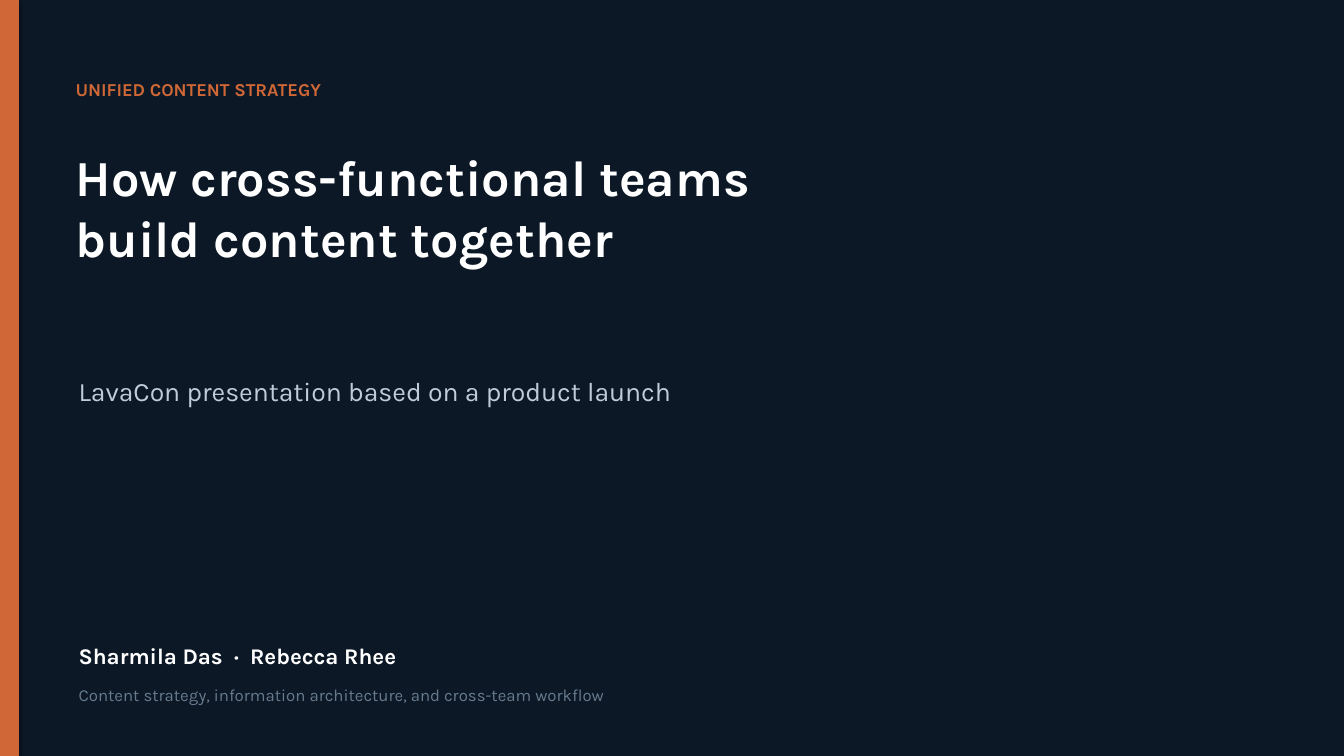
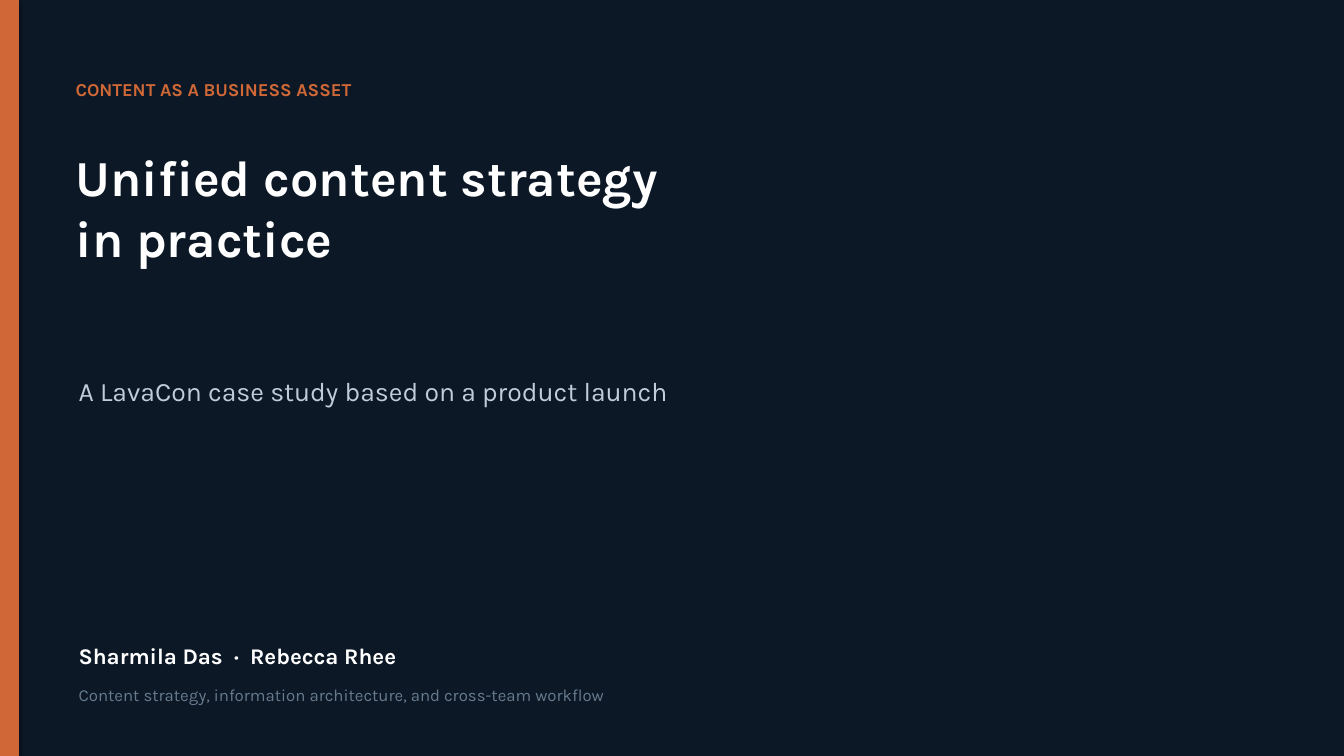
Before and after one commit to sharmiladas/sharmiladas.github.io, a slide deck: slide 1 of downloads/Unified_Content_Strategy_in_Practice.pptx. Drawn at 1344x756 pixels with LibreOffice and Linux fonts; fonts in the diff are those of the drawing. Boxes give left, top, right and bottom in pixels: in the first picture for what was removed or moved away, otherwise in the second. Text is boxed around its words. In the diff, an @@ line names an element or a change of style, - is before the commit and + after.

Commit message:
Add original LavaCon slide and asset deck

```diff
--- a/downloads/Unified_Content_Strategy_in_Practice.pptx
+++ b/downloads/Unified_Content_Strategy_in_Practice.pptx
@@ text at <box>76,84,351,97</box>: text changed @@
-UNIFIED CONTENT STRATEGY
+CONTENT AS A BUSINESS ASSET
@@ text at <box>76,160,658,269</box>: text changed @@
-How cross-functional teams
-build content together
+Unified content strategy
+in practice
@@ text at <box>79,383,668,408</box>: text changed @@
-LavaCon presentation based on a product launch
+A LavaCon case study based on a product launch
```
Also in this commit, not shown: 20 other slides changed, 2 slides added, 1 other file.
